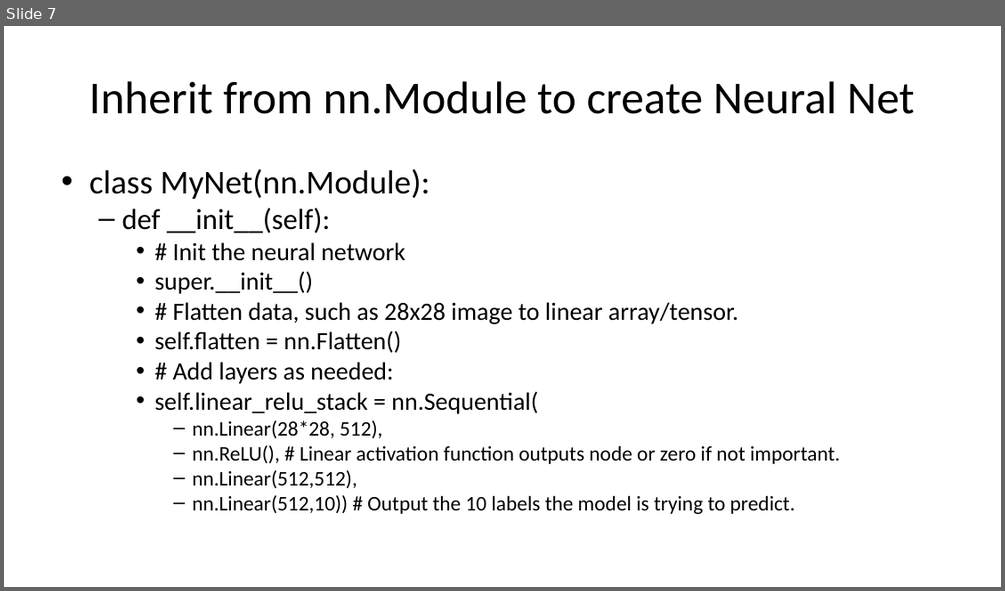
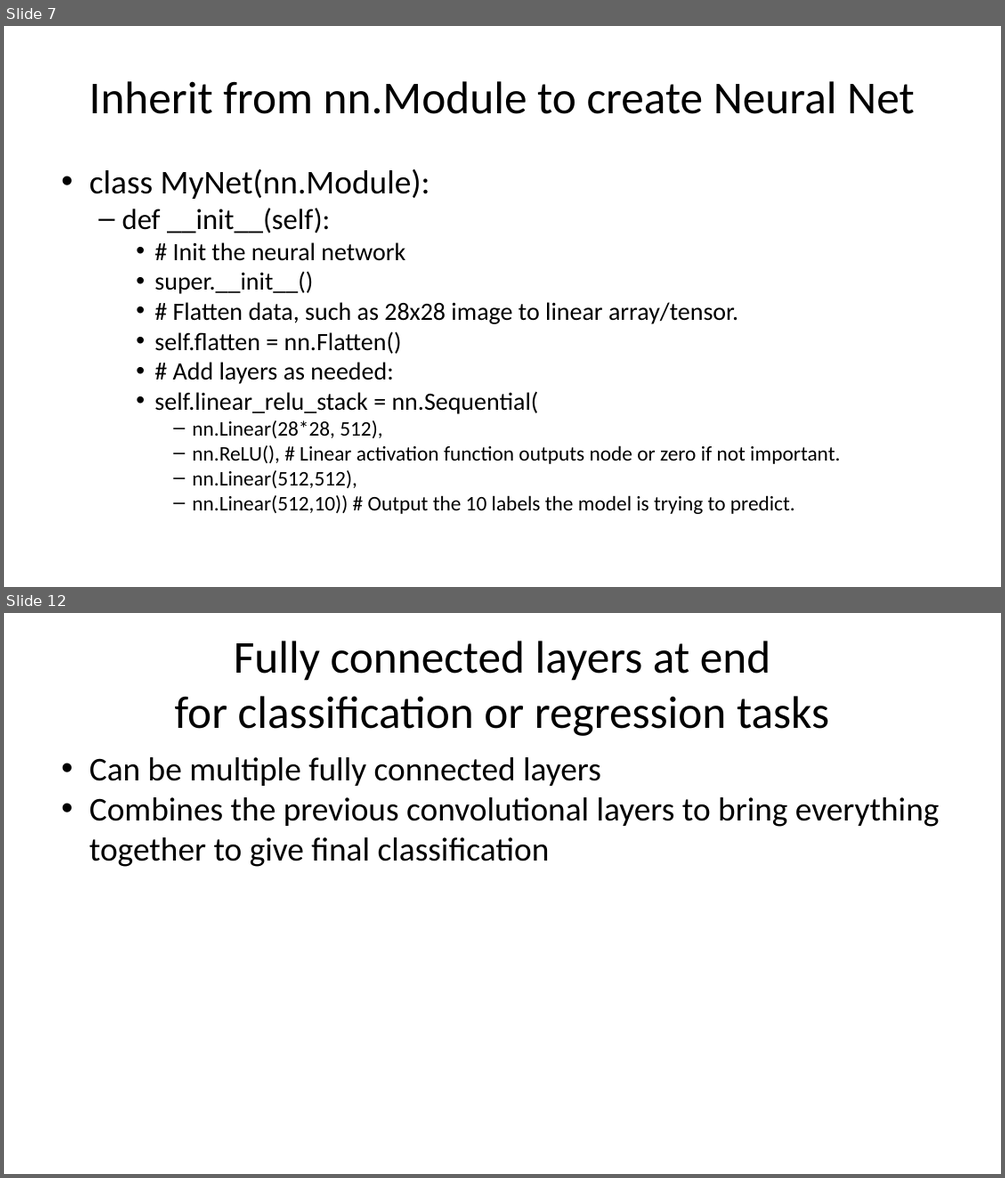
Before and after one commit to gigaprog/p_presentations, a slide deck: AI/AI PyTorch.pptx. Shown one above the other, each under a label of ours: slide 7 before the commit, slides 7 and 12 after it; the slides between them are not shown. The pictures are 1005x591 and 1005x1178 pixels, drawn with LibreOffice and Linux fonts; fonts in the diff are those of the drawing. Boxes give left, top, right and bottom in pixels: in the first picture for what was removed or moved away, otherwise in the second. Text is boxed around its words. In the diff, an @@ line names an element or a change of style, - is before the commit and + after.

Commit message:
Added convolutional slides

```diff
--- a/AI/AI PyTorch.pptx
+++ b/AI/AI PyTorch.pptx
@@ slide 12 added at (x1=4, y1=613, x2=1001, y2=1174), background #FFFFFF @@
@@ title added at (x1=175, y1=641, x2=829, y2=736), 44 pt, text #000000 @@
+Fully connected layers at end
+for classification or regression tasks
@@ text added at (x1=89, y1=757, x2=939, y2=867), 32 pt, text #000000 @@
+• Can be multiple fully connected layers
+• Combines the previous convolutional layers to bring everything together to give final classification
```
Also in this commit, not shown: 2 slides changed, 2 other slides added.
